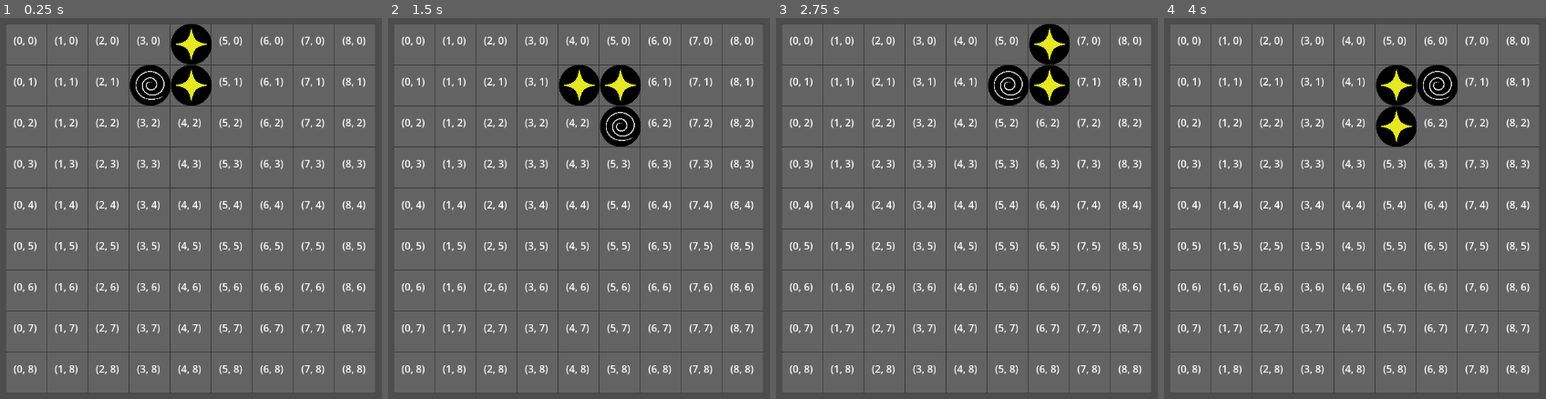
Above: before the commit, frames 1-4 (left to right).
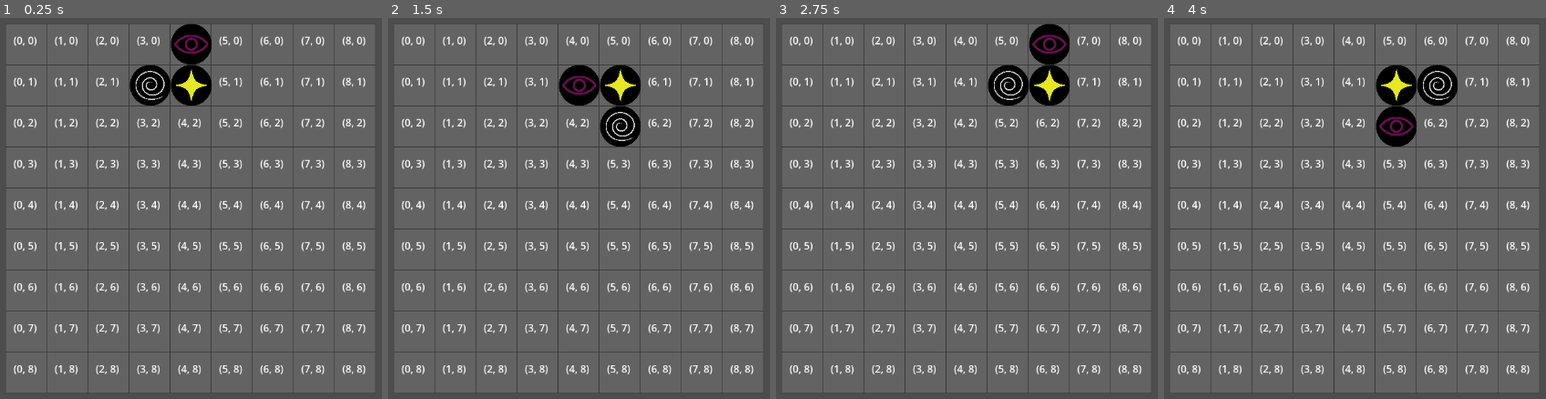
Above: after the commit, the same moments.

Repository: Jose-YP/PuzzlePrototype
Game: Godot game, scene res://Scenes/Main.tscn
Same seed, same stepped clock (60 frames per second), same inputs: the game is played once before the commit and once after it.
Inputs:
- Up to frame 1 (0.25 s): no input
- Up to frame 2 (1.5 s): tap Enter (ui_accept) at 0.5, 0.6, 0.77, 1.07, 1.35 s; hold Right (ui_right) 0.53-1.28 s; hold Down (ui_down) from 1.28 s (still down)
- Up to frame 3 (2.75 s): tap Enter (ui_accept) at 1.52, 1.82, 2.1 s; release Down (ui_down) at 2.03 s; hold Right (ui_right) from 2.03 s (still down)
- Up to frame 4 (4 s): tap Enter (ui_accept) at 2.75, 2.85, 3.02, 3.32, 3.6, 3.77 s; release Right (ui_right) at 2.78 s; hold Up (ui_up) 2.78-3.53 s; hold Left (ui_left) from 3.53 s (still down)

The runs differ from the first frame. In frame 1, 0.3% of the frame differs, in the area x 45-55%, y 2-12%; in frame 2, 0.3%, in the area x 45-55%, y 13-23%; in frame 3, 0.3%; in frame 4, 0.3%.

Commit message:
Rotation won't put pieces into walls, I'll have to make a function for other pieces later

Diff:
--- a/Code/Scenes/Board.gd
+++ b/Code/Scenes/Board.gd
@@ -60,6 +60,7 @@
 #______________________________
 #BASIC CONTROLS
 #______________________________
+#Array order goes [anchor, clockwise, ccw]
 func spawn_piece() -> void:
 	currentPiece = fullPiece.instantiate()
 	$Grid.add_child(currentPiece)
@@ -108,8 +109,85 @@
 	#" First: ", currentPiece.pieces[1].currentType, firstPos, currentPiece.positions[1].global_position,
 	#"\n Second: ", currentPiece.pieces[2].currentType, secondPos, currentPiece.positions[2].global_position)
 
-func move_piece() -> void:
-	pass
+func rotate_pop() -> bool:
+	return false
+
+func move_piece(ammount, direction = "X") -> void:
+	for i in range(currentPiece.gridPos.size()):
+		if direction == "X":
+			currentPiece.gridPos[i].x += ammount
+		else:
+			currentPiece.gridPos[i].y += ammount
+		currentPiece.positions[i].global_position = grid_to_pixel(currentPiece.gridPos[i])
+
+func _process(_delta) -> void:
+	if currentPiece.currentState == currentPiece.STATE.MOVE:
+		if Input.is_action_just_pressed("ui_accept") and can_rotate("CCW"):
+			print("Clockwise")
+			currentPiece.rot.rotation_degrees += fmod(rotation_degrees+90,360)
+			if currentPiece.rot.rotation_degrees > 360:
+				currentPiece.rot.rotation_degrees -= 360
+
+			full_piece_rotation(currentPiece.gridPos[0])
+
+		if Input.is_action_just_pressed("ui_cancel") and can_rotate("CLOCKWISE"):
+			print("Counterclock")
+			currentPiece.rot.rotation_degrees += fmod(rotation_degrees-90,360)
+			if currentPiece.rot.rotation_degrees < 0:
+				currentPiece.rot.rotation_degrees += 360
+
+			full_piece_rotation(currentPiece.gridPos[0])
+
+		if Input.is_action_just_pressed("ui_left") and can_move("Left"):
+			move_piece(-1)
+
+		if Input.is_action_just_pressed("ui_right") and can_move("Right"):
+			move_piece(1)
+
+		#Both drop, up is hard drop, down is soft drop
+		if Input.is_action_just_pressed("ui_up"):
+			pass
+		if Input.is_action_just_pressed("ui_down") and can_move("Down"):
+			move_piece(-1, "Y")
+
+		if Input.is_anything_pressed():
+			currentPiece.sync_position()
+
+#______________________________
+#CONVERSION
+#______________________________
+#Turn computer positions into visual positions
+func grid_to_pixel(gridPos: Vector2) -> Vector2:
+	var Xnew: float = origin.x + offset.x * gridPos.x
+	var Ynew: float = origin.y + offset.y * gridPos.y
+
+	return Vector2(Xnew, Ynew)
+
+#Turn visual positions into computer positions
+func pixel_to_grid(piece) -> Vector2:
+	var Xnew: int = round((piece.global_position.x - origin.x) / offset.x)
+	var Ynew: int = round((piece.global_position.y - origin.y) / offset.y)
+
+	#print("Global: ",piece.global_position.x, " Start const: ", start_pos.x,
+	#"Global: ",piece.global_position.y, " Start const: ", start_pos.y)
+	#print(Vector2(Xnew, Ynew))
+	return Vector2(Xnew, Ynew)
+
+#Adjacent array: [left,right,up,down] with null for any \wo a piece
+func find_adjacent(piece) -> Array:
+	var adjacent: Array = [null, null, null, null]
+	var pos = pixel_to_grid(piece)
+
+	if board[pos.x - 1][pos.y] != null:
+		adjacent[0] = board[pos.x - 1][pos.y]
+	if board[pos.x + 1][pos.y] != null:
+		adjacent[1] = board[pos.x - 1][pos.y]
+	if board[pos.x][pos.y - 1] != null:
+		adjacent[2] = board[pos.x - 1][pos.y]
+	if board[pos.x][pos.y + 1] != null:
+		adjacent[3] = board[pos.x - 1][pos.y]
+
+	return adjacent
 
 func can_move(direction) -> bool:
 	for i in range(currentPiece.pieces.size()):
@@ -117,8 +195,7 @@
 		#Check if a piece can move horizontally or down
 		match direction:
 			"Left":
-				if newPos.x - 1 < 0:
-					return false
+				if newPos.x - 1 < 0: return false
 				else: newPos.x -= 1
 			"Right":
 				if newPos.x + 1 > width - 1: return false
@@ -136,99 +213,36 @@
 
 	return true
 
-func _process(_delta) -> void:
-	if currentPiece.currentState == currentPiece.STATE.MOVE:
-		if Input.is_action_just_pressed("ui_accept"):
-			currentPiece.rot.rotation_degrees += fmod(rotation_degrees+90,360)
-
-			if currentPiece.rot.rotation_degrees > 360:
-				currentPiece.rot.rotation_degrees -= 360
-
-			full_piece_rotation(currentPiece.gridPos[0])
-
-		if Input.is_action_just_pressed("ui_cancel"):
-			currentPiece.rot.rotation_degrees += fmod(rotation_degrees-90,360)
-
-			if currentPiece.rot.rotation_degrees < 0:
-				currentPiece.rot.rotation_degrees += 360
-
-			full_piece_rotation(currentPiece.gridPos[0])
-
-		if Input.is_action_just_pressed("ui_left") and can_move("Left"):
-			for i in range(currentPiece.gridPos.size()):
-				currentPiece.gridPos[i].x -= 1
-				currentPiece.positions[i].global_position = grid_to_pixel(currentPiece.gridPos[i])
-
-		if Input.is_action_just_pressed("ui_right") and can_move("Right"):
-			for i in range(currentPiece.gridPos.size()):
-				currentPiece.gridPos[i].x += 1
-				currentPiece.positions[i].global_position = grid_to_pixel(currentPiece.gridPos[i])
-
-		#Both drop, up is hard drop, down is soft drop
-		if Input.is_action_just_pressed("ui_up"):
-			pass
-		if Input.is_action_just_pressed("ui_down") and can_move("Down"):
-			#Find which piece is closest to the right
-			#Prioritize them in the list
-			var floorPos: Array[Node] = currentPiece.positions
-			floorPos.sort_custom(func(a,b): return a.global_position.y > b.global_position.y)
-
-			for i in range(floorPos.size()):
-				var regularIndex: int = currentPiece.positions.find(floorPos[i])
-				var pos: Vector2 = currentPiece.gridPos[regularIndex]
-				var nextPos: Vector2 =  Vector2(clamp(pos.x,0,width - 1), clamp(pos.y + 1, 0, height - 1))
-
-				#To prevent pieces from moving into already existent pieces
-				if board[nextPos.x][nextPos.y] != null:
-					break
-
-				board[pos.x][pos.y] = null
-
-				pos = Vector2(clamp(pos.x,0,width), clamp(pos.y + 1, 0, height))
-
-				board[pos.x][pos.y] = currentPiece.pieces[regularIndex]
-				currentPiece.gridPos[regularIndex] = pos
-
-				floorPos[i].global_position = grid_to_pixel(pos)
-
-		if Input.is_anything_pressed():
-			currentPiece.sync_position()
-
-#______________________________
-#CONVERSION
-#______________________________
-#Turn computer positions into visual positions
-func grid_to_pixel(gridPos: Vector2) -> Vector2:
-	var Xnew: float = origin.x + offset.x * gridPos.x
-	var Ynew: float = origin.y + offset.y * gridPos.y
-
-	return Vector2(Xnew, Ynew)
-
-#Turn visual positions into computer positions
-func pixel_to_grid(piece) -> Vector2:
-	var Xnew: int = round((piece.global_position.x - origin.x) / offset.x)
-	var Ynew: int = round((piece.global_position.y - origin.y) / offset.y)
-
-	#print("Global: ",piece.global_position.x, " Start const: ", start_pos.x,
-	#"Global: ",piece.global_position.y, " Start const: ", start_pos.y)
-	#print(Vector2(Xnew, Ynew))
-	return Vector2(Xnew, Ynew)
-
-#Adjacent array: [left,right,up,down] with null for any \wo a piece
-func find_adjacent(piece) -> Array:
-	var adjacent: Array = [null, null, null, null]
-	var pos = pixel_to_grid(piece)
-
-	if board[pos.x - 1][pos.y] != null:
-		adjacent[0] = board[pos.x - 1][pos.y]
-	if board[pos.x + 1][pos.y] != null:
-		adjacent[1] = board[pos.x - 1][pos.y]
-	if board[pos.x][pos.y - 1] != null:
-		adjacent[2] = board[pos.x - 1][pos.y]
-	if board[pos.x][pos.y + 1] != null:
-		adjacent[3] = board[pos.x - 1][pos.y]
-
-	return adjacent
+#Check if the rotation will hit the wall
+func can_rotate(direction = "CCW") -> bool:
+	print(currentPiece.rot.rotation_degrees, currentPiece.gridPos)
+	#CCW 90  | X CCW   | CW X   |180 CW
+	# X CW   | CW 0    | 270 CCW| CCW X
+	var pos: Vector2 = currentPiece.gridPos[0]
+	match currentPiece.rot.rotation_degrees:
+		0.0:
+			if ((direction == "CCW" and pos.y - 1 < 0) or
+			(direction != "CCW" and pos.x - 1 < 0)):
+				return false
+			else: print(270,(pos.y - 1 < 0),(pos.x - 1 < 0))
+		90.0:
+			if ((direction == "CCW" and pos.x - 1 < 0) or
+			(direction != "CCW" and pos.y + 1 > height - 1)):
+				return false
+			else: print(90, (pos.x - 1 < 0), (pos.y + 1 > height - 1))
+		180.0:
+			if ((direction == "CCW" and pos.y + 1 > height - 1)
+			or (direction != "CCW" and pos.x + 1 > width - 1)):
+				print(180, (pos.y + 1 > height - 1), (pos.x + 1 > width - 1))
+				return false
+			else: print(180, (pos.y + 1 > height - 1), (pos.x + 1 > width - 1))
+		270.0:
+			if ((direction == "CCW" and pos.x + 1 > width - 1)
+			or (direction != "CCW" and pos.y - 1 < 0)):
+				return false
+			else: print(0,(pos.x + 1 > width - 1), (pos.y - 1 < 0))
+
+	return true
 
 #______________________________
 #DEBUG
--- a/Code/Scenes/CurrentPos.gd
+++ /dev/null
@@ -1,9 +0,0 @@
-extends Node
-
-#Current pos will make it easy to find the posiiton of every piece in the full piece
-#Make this it's own node so it can be referenced by other variables like a pointer
-var gridPos: Array[Vector2] = [Vector2(), Vector2(), Vector2()]
-
-func _process(_delta):
-	if gridPos[0] == Vector2(0,0):
-		print("AAAAA")
--- a/Code/Scenes/FullPiece.gd
+++ b/Code/Scenes/FullPiece.gd
@@ -1,10 +1,11 @@
 extends Node2D
 
+#Dict doesn't work as the position values aren't pointers to gridPos
+#CCW and CLockwise are named as such as they lead CCW/CLockwise rotations
 @onready var positions: Array = $Positions.get_children()
 @onready var pieces: Array = $Pieces.get_children()
-#Dict doesn't work as the position values aren't pointers to gridPos
 @onready var pieceDict: Dictionary = {$Positions/AnchorPos:[$Pieces/Anchor, gridPos[0]],
-$Positions/Marker2D2:[$Pieces/SinglePiece2, gridPos[1]],$Positions/Marker2D3:[$Pieces/SinglePiece3, gridPos[2]]}
+$Positions/CCWPos:[$Pieces/CCW, gridPos[1]],$Positions/ClockwisePos:[$Pieces/Clockwise, gridPos[2]]}
 @onready var rot = $Positions
 
 enum STATE {MOVE, PLACED}
--- a/Scenes/FullPiece.tscn
+++ b/Scenes/FullPiece.tscn
@@ -12,18 +12,18 @@
 
 [node name="Anchor" parent="Pieces" instance=ExtResource("1_8afeu")]
 
-[node name="SinglePiece2" parent="Pieces" instance=ExtResource("1_8afeu")]
+[node name="CCW" parent="Pieces" instance=ExtResource("1_8afeu")]
 position = Vector2(0, -50)
 
-[node name="SinglePiece3" parent="Pieces" instance=ExtResource("1_8afeu")]
+[node name="Clockwise" parent="Pieces" instance=ExtResource("1_8afeu")]
 position = Vector2(50, 0)
 
 [node name="Positions" type="Node2D" parent="."]
 
 [node name="AnchorPos" type="Marker2D" parent="Positions"]
 
-[node name="Marker2D2" type="Marker2D" parent="Positions"]
+[node name="CCWPos" type="Marker2D" parent="Positions"]
 position = Vector2(0, -50)
 
-[node name="Marker2D3" type="Marker2D" parent="Positions"]
+[node name="ClockwisePos" type="Marker2D" parent="Positions"]
 position = Vector2(50, 0)
--- a/Scenes/SinglePiece.tscn
+++ b/Scenes/SinglePiece.tscn
@@ -1,15 +1,15 @@
 [gd_scene load_steps=7 format=3 uid="uid://c1nqp81cess0x"]
 
 [ext_resource type="Script" path="res://Code/Scenes/SinglePiece.gd" id="1_ur3fy"]
-[ext_resource type="Texture2D" uid="uid://ddt27me2jsi6a" path="res://Art/EarthOrb.png" id="2_vb5xi"]
-[ext_resource type="Texture2D" uid="uid://cc78oeoy5ldrd" path="res://Art/LiquidOrb.png" id="3_l3nyu"]
-[ext_resource type="Texture2D" uid="uid://pbaqi8u6vslb" path="res://Art/AirOrb.png" id="4_6g4tm"]
-[ext_resource type="Texture2D" uid="uid://dy73pk3cbyn7p" path="res://Art/LightOrb.png" id="5_pvmaq"]
-[ext_resource type="Texture2D" uid="uid://2tvxklp6un8s" path="res://Art/DarkOrb.png" id="6_lfvy3"]
+[ext_resource type="Texture2D" uid="uid://ddt27me2jsi6a" path="res://Art/Pieces/EarthOrb.png" id="2_um12v"]
+[ext_resource type="Texture2D" uid="uid://cc78oeoy5ldrd" path="res://Art/Pieces/LiquidOrb.png" id="3_wp7p8"]
+[ext_resource type="Texture2D" uid="uid://pbaqi8u6vslb" path="res://Art/Pieces/AirOrb.png" id="4_u1cuc"]
+[ext_resource type="Texture2D" uid="uid://dy73pk3cbyn7p" path="res://Art/Pieces/LightOrb.png" id="5_f7ng5"]
+[ext_resource type="Texture2D" uid="uid://2tvxklp6un8s" path="res://Art/Pieces/DarkOrb.png" id="6_2p7d7"]
 
 [node name="SinglePiece" type="Node2D"]
 script = ExtResource("1_ur3fy")
-pieces = Array[CompressedTexture2D]([ExtResource("2_vb5xi"), ExtResource("3_l3nyu"), ExtResource("4_6g4tm"), ExtResource("5_pvmaq"), ExtResource("6_lfvy3")])
+pieces = Array[CompressedTexture2D]([ExtResource("2_um12v"), ExtResource("3_wp7p8"), ExtResource("4_u1cuc"), ExtResource("5_f7ng5"), ExtResource("6_2p7d7")])
 
 [node name="TextureRect" type="TextureRect" parent="."]
 offset_left = -34.0
--- a/Scenes/Test.tscn
+++ b/Scenes/Test.tscn
@@ -1,18 +1,18 @@
 [gd_scene load_steps=17 format=3 uid="uid://bcwaljk6txjdw"]
 
 [ext_resource type="Script" path="res://Code/Scenes/Control.gd" id="1_5wru3"]
-[ext_resource type="Shader" path="res://Shaders/Shine2D.gdshader" id="2_4bvjw"]
+[ext_resource type="Shader" path="res://Shaders/ShaderCode/Shine2D.gdshader" id="2_4bvjw"]
 [ext_resource type="Material" uid="uid://nqsj1mjjc8b3" path="res://Shaders/Gradients/Earth.tres" id="3_yqcw8"]
-[ext_resource type="Texture2D" uid="uid://ddt27me2jsi6a" path="res://Art/EarthOrb.png" id="4_v2dqy"]
+[ext_resource type="Texture2D" uid="uid://ddt27me2jsi6a" path="res://Art/Pieces/EarthOrb.png" id="4_v2dqy"]
 [ext_resource type="Material" uid="uid://bsw4b6ve44gpt" path="res://Shaders/Gradients/Light.tres" id="5_hvmsy"]
-[ext_resource type="Texture2D" uid="uid://dy73pk3cbyn7p" path="res://Art/LightOrb.png" id="6_vobw2"]
+[ext_resource type="Texture2D" uid="uid://dy73pk3cbyn7p" path="res://Art/Pieces/LightOrb.png" id="6_vobw2"]
 [ext_resource type="Material" uid="uid://c8rlxmxovlnnc" path="res://Shaders/Gradients/Air.tres" id="7_c0alx"]
-[ext_resource type="Texture2D" uid="uid://pbaqi8u6vslb" path="res://Art/AirOrb.png" id="8_2oqbg"]
+[ext_resource type="Texture2D" uid="uid://pbaqi8u6vslb" path="res://Art/Pieces/AirOrb.png" id="8_2oqbg"]
 [ext_resource type="Material" uid="uid://i5f7t6uxbybc" path="res://Shaders/Gradients/Liquid.tres" id="9_0u4vk"]
-[ext_resource type="Texture2D" uid="uid://cc78oeoy5ldrd" path="res://Art/LiquidOrb.png" id="10_tw8gi"]
+[ext_resource type="Texture2D" uid="uid://cc78oeoy5ldrd" path="res://Art/Pieces/LiquidOrb.png" id="10_tw8gi"]
 [ext_resource type="Shader" uid="uid://j41ttxtkgdcj" path="res://Shaders/Gradients/Dark.tres" id="11_nyjtk"]
-[ext_resource type="Texture2D" uid="uid://2tvxklp6un8s" path="res://Art/DarkOrb.png" id="12_4yibj"]
-[ext_resource type="Texture2D" uid="uid://dpr4gisyi1233" path="res://icon.svg" id="13_qvc0m"]
+[ext_resource type="Texture2D" uid="uid://2tvxklp6un8s" path="res://Art/Pieces/DarkOrb.png" id="12_4yibj"]
+[ext_resource type="Texture2D" uid="uid://dpr4gisyi1233" path="res://Art/icon.svg" id="13_qvc0m"]
 
 [sub_resource type="ShaderMaterial" id="ShaderMaterial_8dyg2"]
 shader = ExtResource("2_4bvjw")
@@ -122,6 +122,7 @@
 
 [node name="Icon" type="Sprite2D" parent="."]
 position = Vector2(1719, 420)
+rotation = 1.79594
 texture = ExtResource("13_qvc0m")
 
 [connection signal="pressed" from="Button" to="." method="_on_button_pressed"]
--- a/project.godot
+++ b/project.godot
@@ -14,7 +14,7 @@
 config/tags=PackedStringArray("2d", "made")
 run/main_scene="res://Scenes/Main.tscn"
 config/features=PackedStringArray("4.2", "Forward Plus")
-config/icon="res://Art/LiquidOrb.png"
+config/icon="res://Art/Pieces/LiquidOrb.png"
 
 [autoload]
 
Renamed: Art/AirOrb.png -> Art/Pieces/AirOrb.png
Not shown, changed: Art/Pieces/AirOrb.png.import
Renamed: Art/DarkOrb.png -> Art/Pieces/DarkOrb.png
Not shown, changed: Art/Pieces/DarkOrb.png.import
Renamed: Art/EarthOrb.png -> Art/Pieces/EarthOrb.png
Not shown, changed: Art/Pieces/EarthOrb.png.import
Renamed: Art/LightOrb.png -> Art/Pieces/LightOrb.png
Not shown, changed: Art/Pieces/LightOrb.png.import
Renamed: Art/LiquidOrb.png -> Art/Pieces/LiquidOrb.png
Not shown, changed: Art/Pieces/LiquidOrb.png.import
Renamed: icon.svg -> Art/icon.svg
Not shown, changed: Art/icon.svg.import
(and 5 more such lines)
